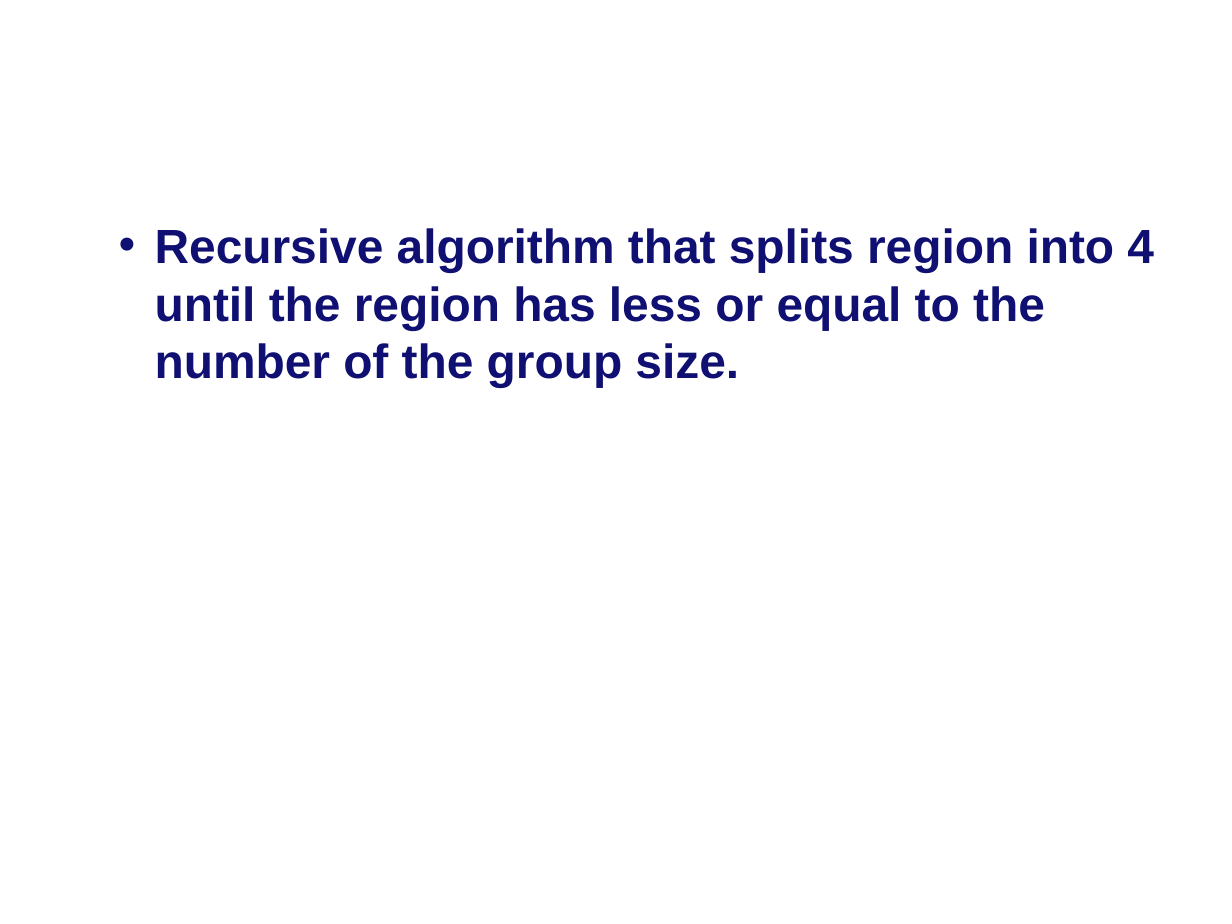
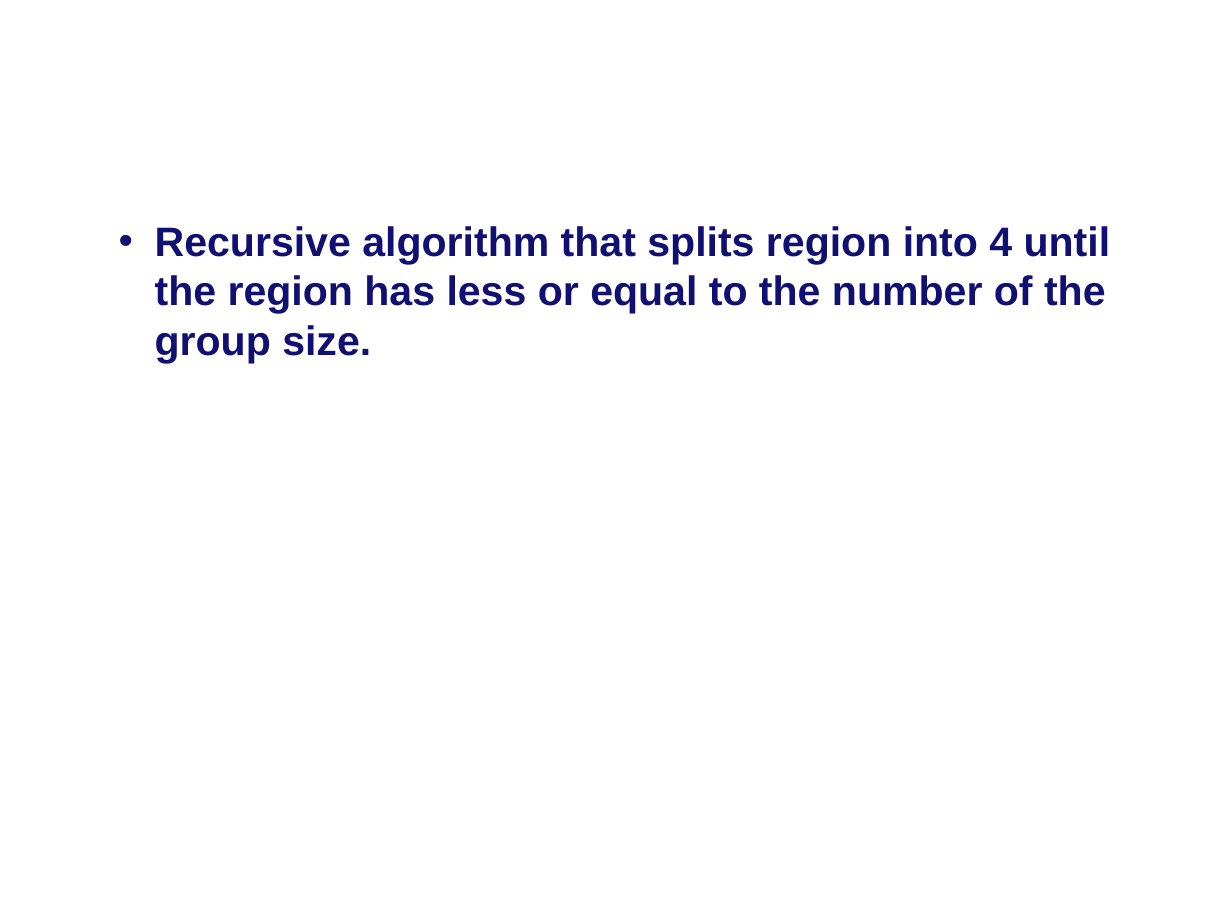
Before and after one commit to radualex/GeographicAlgsProject, a slide deck: slide 9 of GA_Group7_DotMap Final Preposition.pptx. Drawn at 1232x924 pixels with LibreOffice and Linux fonts; fonts in the diff are those of the drawing; background and template pictures are left out. Boxes give left, top, right and bottom in pixels: in the first picture for what was removed or moved away, otherwise in the second. Text is boxed around its words. In the diff, an @@ line names an element or a change of style, - is before the commit and + after.

```diff
--- a/GA_Group7_DotMap Final Preposition.pptx
+++ b/GA_Group7_DotMap Final Preposition.pptx
@@ text "Recursive algorithm that splits region ..." at bbox=[155, 226, 1111, 363]: size 28 to 24 pt @@
```
Also in this commit, not shown: 14 other slides changed, 1 slide added.
